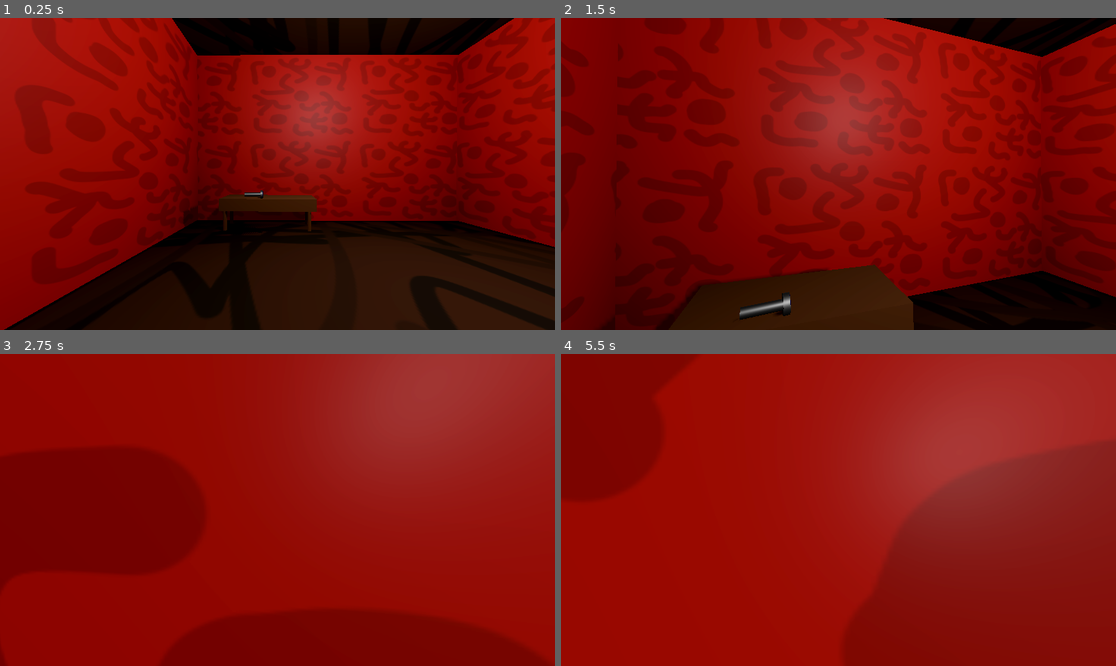
Above: before the commit, frames 1-4 (two rows, left to right).
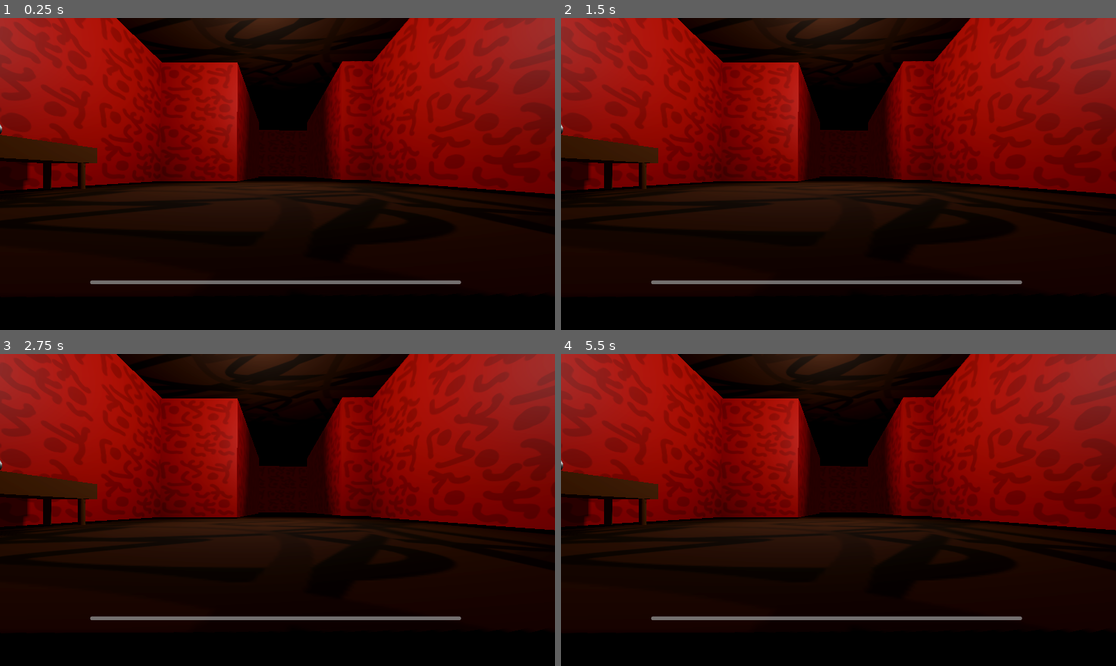
Above: after the commit, the same moments.

Repository: christiannoll/Basic3DGame
Game: Godot game, scene res://Scenes/level.tscn
Same seed, same stepped clock (60 frames per second), same inputs: the game is played once before the commit and once after it.
Inputs (mouse positions are in pixels of both pictures, inside the frame that each line leads up to):
- Up to frame 1 (0.25 s): no input
- Up to frame 2 (1.5 s): tap Enter at 0.5 s; move the mouse to (866, 174) at 0.52 s; hold W (forward) from 0.53 s (still down); tap Shift (sprint) at 0.6 s; tap Space (jump) at 0.77, 0.8, 1.07, 1.35 s; move the mouse to (810, 174) at 1.27 s
- Up to frame 3 (2.75 s): keep holding W (forward); tap Space (jump) at 1.52, 1.82, 2.3 s; tap Shift (sprint) at 1.55 s; move the mouse to (288, 503) at 2.02 s; tap F (flashlight) at 2.1 s
- Up to frame 4 (5.5 s): keep holding W (forward); tap Space (jump) at 2.75, 3.02, 3.32, 3.77, 3.8, 4.07, 4.52, 4.82, 5.1 s; move the mouse to (832, 516) at 2.77 s; tap E (interact) at 2.85 s; tap Shift (sprint) at 3.05, 3.6, 4.35 s; move the mouse to (877, 513) at 3.52 s; move the mouse to (794, 506) at 4.27 s; move the mouse to (844, 510) at 5.02 s

The runs differ from the first frame. In frame 1, 61% of the frame differs, in the area x 0-100%, y 0-100%; in frame 2, 78%; in frame 3, 83%; in frame 4, 88%.

Commit message:
Added new script 'beginning_cutscene'

Diff:
--- a/Scenes/level.tscn
+++ b/Scenes/level.tscn
@@ -9,6 +9,7 @@
 [ext_resource type="PackedScene" uid="uid://bjl3jv6rvfu2h" path="res://Scenes/table.tscn" id="7_8c0lf"]
 [ext_resource type="PackedScene" uid="uid://doiinythr3dgv" path="res://Scenes/flashlight.tscn" id="8_754fn"]
 [ext_resource type="AudioStream" uid="uid://benodiijv6apk" path="res://Sounds/ambience.mp3" id="9_bvt00"]
+[ext_resource type="Script" uid="uid://bpbx6f8xpnoel" path="res://Scripts/beginning_cutscene.gd" id="10_oqgf2"]
 
 [sub_resource type="ProceduralSkyMaterial" id="ProceduralSkyMaterial_51e2h"]
 sky_horizon_color = Color(0.66224277, 0.6717428, 0.6867428, 1)
@@ -29,7 +30,7 @@
 [sub_resource type="BoxMesh" id="BoxMesh_tumq0"]
 
 [sub_resource type="Animation" id="Animation_oqgf2"]
-length = 8.1
+length = 8.0
 tracks/0/type = "value"
 tracks/0/imported = false
 tracks/0/enabled = true
@@ -336,6 +337,7 @@
 max_distance = 60.0
 
 [node name="beginning_cutscene" type="Node3D" parent="." unique_id=1633004939]
+script = ExtResource("10_oqgf2")
 
 [node name="cutscene_cam" type="Camera3D" parent="beginning_cutscene" unique_id=1691070056]
 transform = Transform3D(-1, 0, -1.509958e-07, 0, 1, 0, 1.509958e-07, 0, -1, -4.3856316, 0.85665464, -33.445534)
--- /dev/null
+++ b/Scripts/beginning_cutscene.gd
@@ -0,0 +1,12 @@
+extends Node3D
+
+
+# Called when the node enters the scene tree for the first time.
+func _ready() -> void:
+	$cutscene_anim_player.play("beginning")
+	$cutscene_cam.current = true
+	await get_tree().create_timer(8.0, false).timeout
+	get_node("/root/" + get_tree().current_scene.name + "/Player").movable = true
+	get_node("/root/" + get_tree().current_scene.name + "/Player/head/Camera3D").current = true
+	$cutscene_cam.current = false
+	queue_free()
--- a/Scripts/player.gd
+++ b/Scripts/player.gd
@@ -8,21 +8,23 @@
 var sprint_slider
 var sprint_drain_amount = 0.1
 var sprint_refresh_amount = 0.1
+var movable = false
 
 func _ready() -> void:
 	ORIGINAL_SPEED = SPEED
 	sprint_slider = get_node("/root/" + get_tree().current_scene.name + "/UI/sprint_slider")
 
 func _process(delta: float) -> void:
-	if SPEED == SPRINT_SPEED:
-		sprint_slider.value = sprint_slider.value - sprint_drain_amount * delta
-		if sprint_slider.value == sprint_slider.min_value:
-			SPEED = ORIGINAL_SPEED
-	if SPEED != SPRINT_SPEED:
-		if sprint_slider.value < sprint_slider.max_value:
-			sprint_slider.value = sprint_slider.value + sprint_refresh_amount * delta
-		if sprint_slider.value == sprint_slider.max_value:
-			sprint_slider.visible = false
+	if movable == true:
+		if SPEED == SPRINT_SPEED:
+			sprint_slider.value = sprint_slider.value - sprint_drain_amount * delta
+			if sprint_slider.value == sprint_slider.min_value:
+				SPEED = ORIGINAL_SPEED
+		if SPEED != SPRINT_SPEED:
+			if sprint_slider.value < sprint_slider.max_value:
+				sprint_slider.value = sprint_slider.value + sprint_refresh_amount * delta
+			if sprint_slider.value == sprint_slider.max_value:
+				sprint_slider.visible = false
 
 
 func _physics_process(delta: float) -> void:
@@ -30,24 +32,25 @@
 	if not is_on_floor():
 		velocity += get_gravity() * delta
 
-	# Handle jump.
-	if Input.is_action_just_pressed("jump") and is_on_floor():
-		velocity.y = JUMP_VELOCITY
+	if movable == true:
+		# Handle jump.
+		if Input.is_action_just_pressed("jump") and is_on_floor():
+			velocity.y = JUMP_VELOCITY
 
-	# Get the input direction and handle the movement/deceleration.
-	# As good practice, you should replace UI actions with custom gameplay actions.
-	var input_dir := Input.get_vector("left", "right", "forward", "backward")
-	var direction := (transform.basis * Vector3(input_dir.x, 0, input_dir.y)).normalized()
-	if direction:
-		velocity.x = direction.x * SPEED
-		velocity.z = direction.z * SPEED
-		if Input.is_action_just_pressed("sprint"):
-			sprint_slider.visible = true
-			SPEED = SPRINT_SPEED
-		if Input.is_action_just_released("sprint"):
-			SPEED = ORIGINAL_SPEED
-	else:
-		velocity.x = move_toward(velocity.x, 0, SPEED)
-		velocity.z = move_toward(velocity.z, 0, SPEED)
+		# Get the input direction and handle the movement/deceleration.
+		# As good practice, you should replace UI actions with custom gameplay actions.
+		var input_dir := Input.get_vector("left", "right", "forward", "backward")
+		var direction := (transform.basis * Vector3(input_dir.x, 0, input_dir.y)).normalized()
+		if direction:
+			velocity.x = direction.x * SPEED
+			velocity.z = direction.z * SPEED
+			if Input.is_action_just_pressed("sprint"):
+				sprint_slider.visible = true
+				SPEED = SPRINT_SPEED
+			if Input.is_action_just_released("sprint"):
+				SPEED = ORIGINAL_SPEED
+		else:
+			velocity.x = move_toward(velocity.x, 0, SPEED)
+			velocity.z = move_toward(velocity.z, 0, SPEED)
 
-	move_and_slide()
+		move_and_slide()
Not shown, added: Scripts/beginning_cutscene.gd.uid
